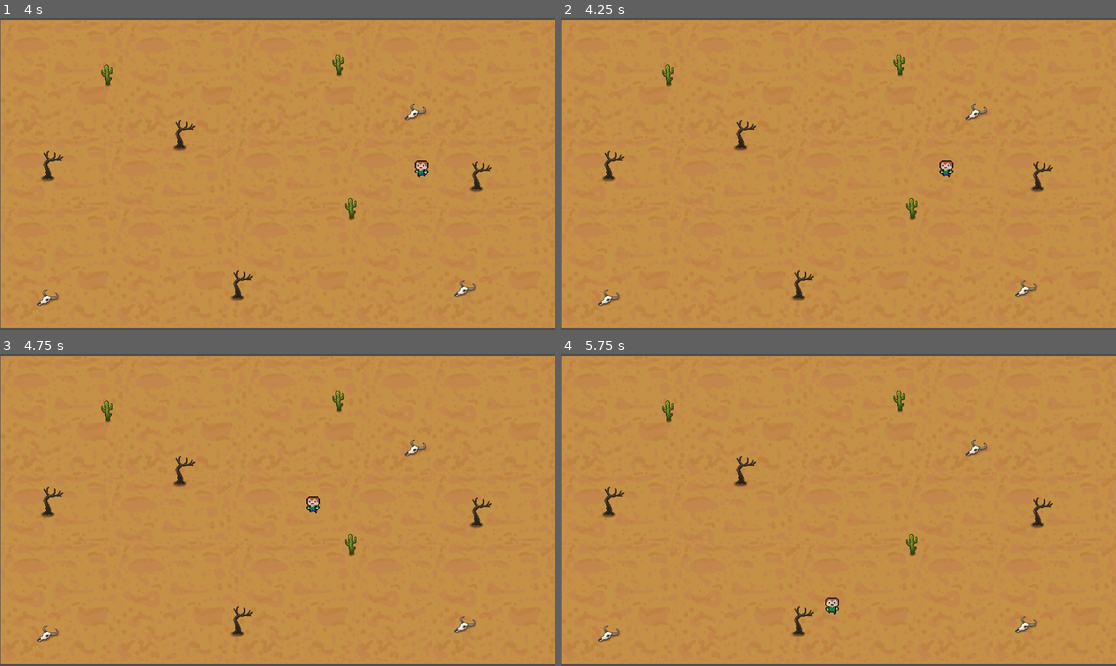
Above: before the commit, frames 1-4 (two rows, left to right).
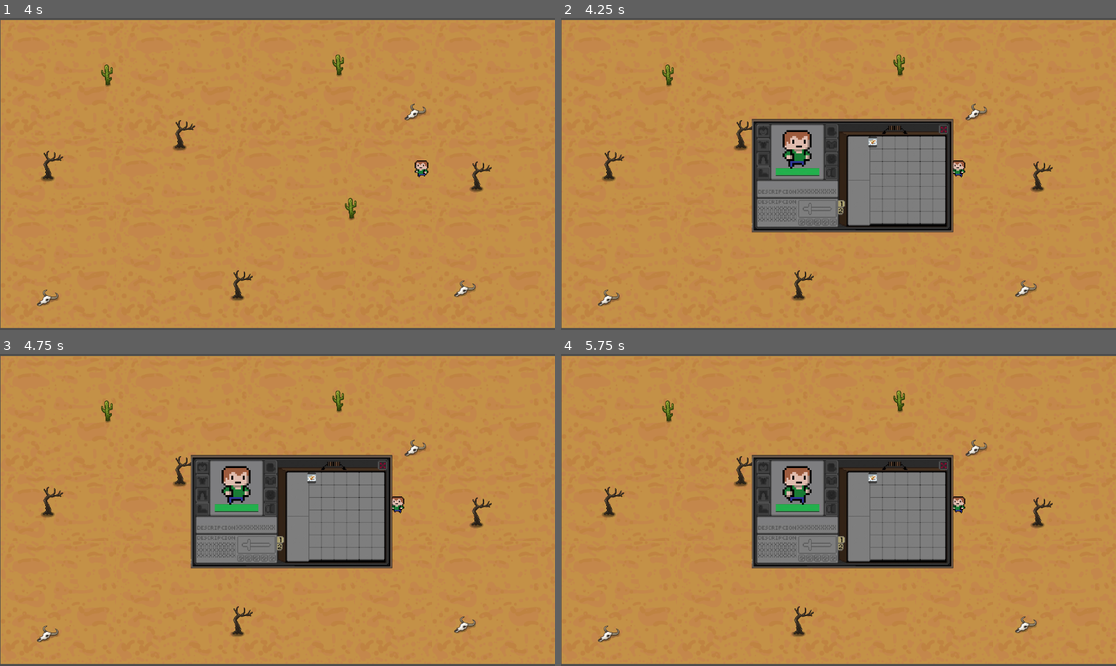
Above: after the commit, the same moments.

Repository: germanLopMtz/Ever-sun
Game: Godot game, scene res://Escenas/mundo.tscn
Two runs of this game, one before a commit and one after it. Both use one fixed random seed, a clock stepped at 60 frames per second and the inputs below.
Inputs:
- Up to frame 1 (4 s): tap Enter at 0.5 s; hold D (Derecha) 0.53-1.28 s; hold S (Abajo) 1.28-2.03 s; hold D (Derecha) 2.03-2.78 s; hold W (Arriba) 2.78-3.53 s; hold A (Izquierda) from 3.53 s (still down)
- Up to frame 2 (4.25 s): keep holding A (Izquierda); tap I (toggle_inventario, bound only after the commit) at 4.15 s
- Up to frame 3 (4.75 s): keep holding A (Izquierda)
- Up to frame 4 (5.75 s): release A (Izquierda) at 5.03 s; hold S (Abajo) from 5.03 s (still down)

Frame 1 is identical in both runs. In frame 2, 13% of the frame differs, in the area x 34-73%, y 32-69%; in frame 3, 13%; in frame 4, 14%, in the area x 34-73%, y 32-84%.

Commit message:
Inventario Implementado

Diff:
--- a/ever-sun/Escenas/Inventario_UI.tscn
+++ b/ever-sun/Escenas/Inventario_UI.tscn
@@ -87,14 +87,17 @@
 }]
 
 [node name="Inventario" type="Control"]
+process_mode = 3
 layout_mode = 3
-anchors_preset = 15
-anchor_right = 1.0
-anchor_bottom = 1.0
-offset_left = -16.0
-offset_top = 11.0
-offset_right = -16.0
-offset_bottom = 11.0
+anchors_preset = 8
+anchor_left = 0.5
+anchor_top = 0.5
+anchor_right = 0.5
+anchor_bottom = 0.5
+offset_left = -209.0
+offset_top = -149.0
+offset_right = -209.0
+offset_bottom = -149.0
 grow_horizontal = 2
 grow_vertical = 2
 script = ExtResource("1_gbim3")
@@ -102,11 +105,18 @@
 slot_scene = ExtResource("3_myhlb")
 
 [node name="NinePatchRect" type="NinePatchRect" parent="."]
-layout_mode = 0
-offset_left = -6.0
-offset_top = 123.0
-offset_right = 34.0
-offset_bottom = 163.0
+layout_mode = 1
+anchors_preset = 8
+anchor_left = 0.5
+anchor_top = 0.5
+anchor_right = 0.5
+anchor_bottom = 0.5
+offset_left = 32.0
+offset_top = 38.0
+offset_right = 443.0
+offset_bottom = 271.0
+grow_horizontal = 2
+grow_vertical = 2
 
 [node name="Fondo" type="TextureRect" parent="."]
 layout_mode = 0
--- a/ever-sun/Escenas/player_1.tscn
+++ b/ever-sun/Escenas/player_1.tscn
@@ -1,7 +1,8 @@
-[gd_scene load_steps=13 format=3 uid="uid://jqpd063u35ik"]
+[gd_scene load_steps=14 format=3 uid="uid://jqpd063u35ik"]
 
 [ext_resource type="Script" uid="uid://c0d6gevtueqt6" path="res://Scripts/character_body_2d.gd" id="1_sli8e"]
 [ext_resource type="Texture2D" uid="uid://6liu3qv3oubd" path="res://Sprites/pixilart-sprite.png" id="2_sli8e"]
+[ext_resource type="PackedScene" uid="uid://k8awm8jx4a6l" path="res://Escenas/Inventario_UI.tscn" id="3_ci4fr"]
 
 [sub_resource type="RectangleShape2D" id="RectangleShape2D_fmwtl"]
 size = Vector2(24.375, 15.8125)
@@ -112,3 +113,8 @@
 scale = Vector2(1.8328125, 1.7482209)
 sprite_frames = SubResource("SpriteFrames_6e3x3")
 animation = &"Izquierda"
+
+[node name="CanvasLayer" type="CanvasLayer" parent="CharacterBody2D"]
+
+[node name="Inventario" parent="CharacterBody2D/CanvasLayer" instance=ExtResource("3_ci4fr")]
+visible = false
--- a/ever-sun/Scripts/character_body_2d.gd
+++ b/ever-sun/Scripts/character_body_2d.gd
@@ -4,6 +4,8 @@
 
 @onready var player = $"."
 @onready var animacion = $AnimatedSprite2D
+# Referencia al inventario (Ajusta la ruta si le pusiste otro nombre)
+@onready var inventario_ui = $CanvasLayer/Inventario
 
 func _physics_process(_delta):
 
--- a/ever-sun/Scripts/inventory_UI.gd
+++ b/ever-sun/Scripts/inventory_UI.gd
@@ -24,6 +24,16 @@
 	else:
 		push_warning("ADVERTENCIA: No has asignado un InventoryData en el Inspector de InventoryUI.")
 
+# Pega esto en inventory_ui.gd
+
+func _unhandled_input(event):
+	if event.is_action_pressed("toggle_inventario"):
+		# 1. Cambiamos la visibilidad (Si veo, no veo. Si no veo, veo)
+		visible = !visible
+
+		# 2. Pausamos o Despausamos el árbol
+		get_tree().paused = visible
+
 func update_inventory_visuals(data: Inventory):
 	# Borrar hijos viejos
 	for child in grid_container.get_children():
--- a/ever-sun/project.godot
+++ b/ever-sun/project.godot
@@ -41,3 +41,8 @@
 "events": [Object(InputEventKey,"resource_local_to_scene":false,"resource_name":"","device":-1,"window_id":0,"alt_press …(192 unchanged characters)…
 ]
 }
+toggle_inventario={
+"deadzone": 0.2,
+"events": [Object(InputEventKey,"resource_local_to_scene":false,"resource_name":"","device":-1,"window_id":0,"alt_pressed":false,"shift_pressed":false,"ctrl_pressed":false,"meta_pressed":false,"pressed":false,"keycode":0,"physical_keycode":73,"key_label":0,"unicode":105,"location":0,"echo":false,"script":null)
+]
+}
